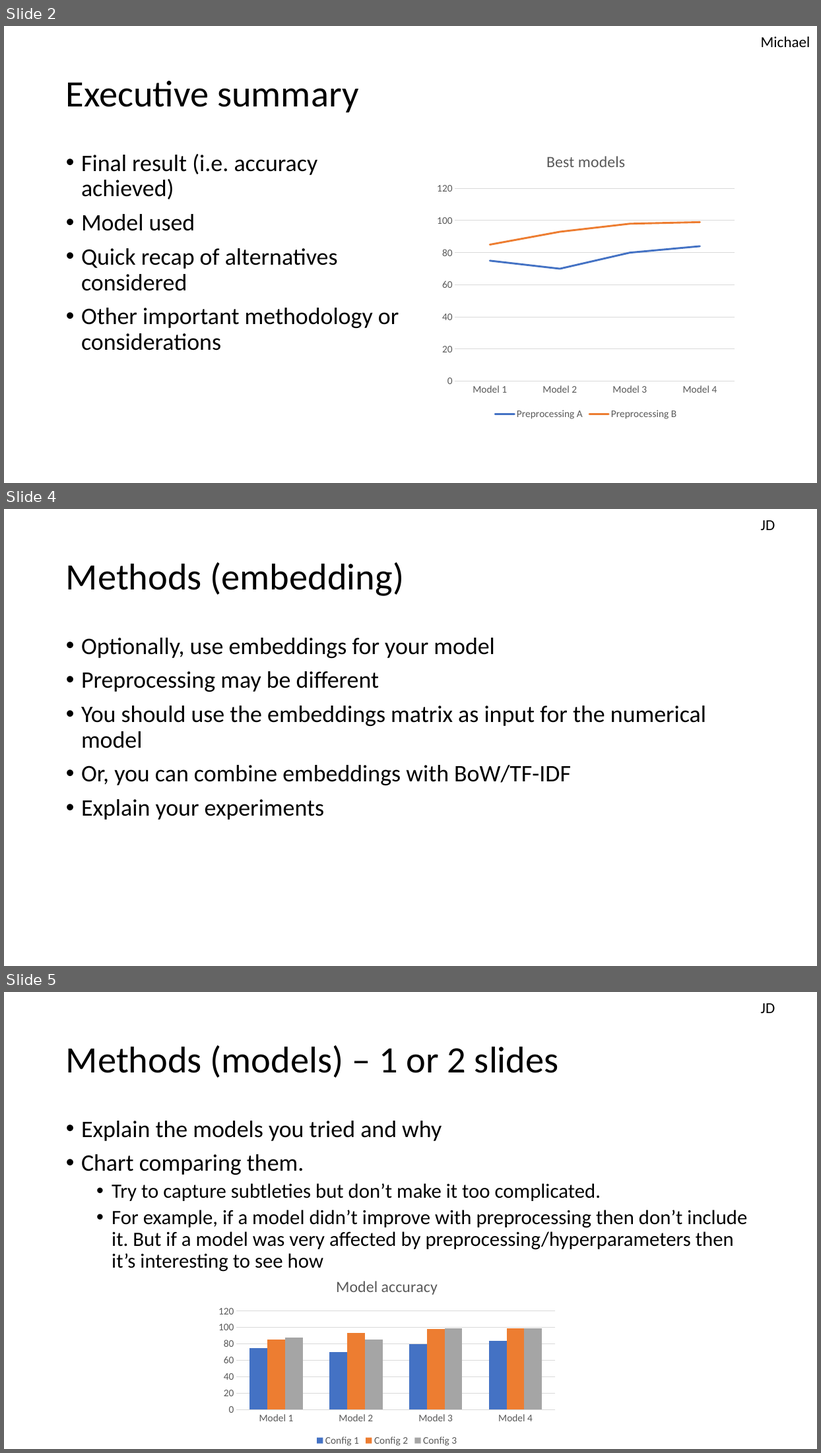
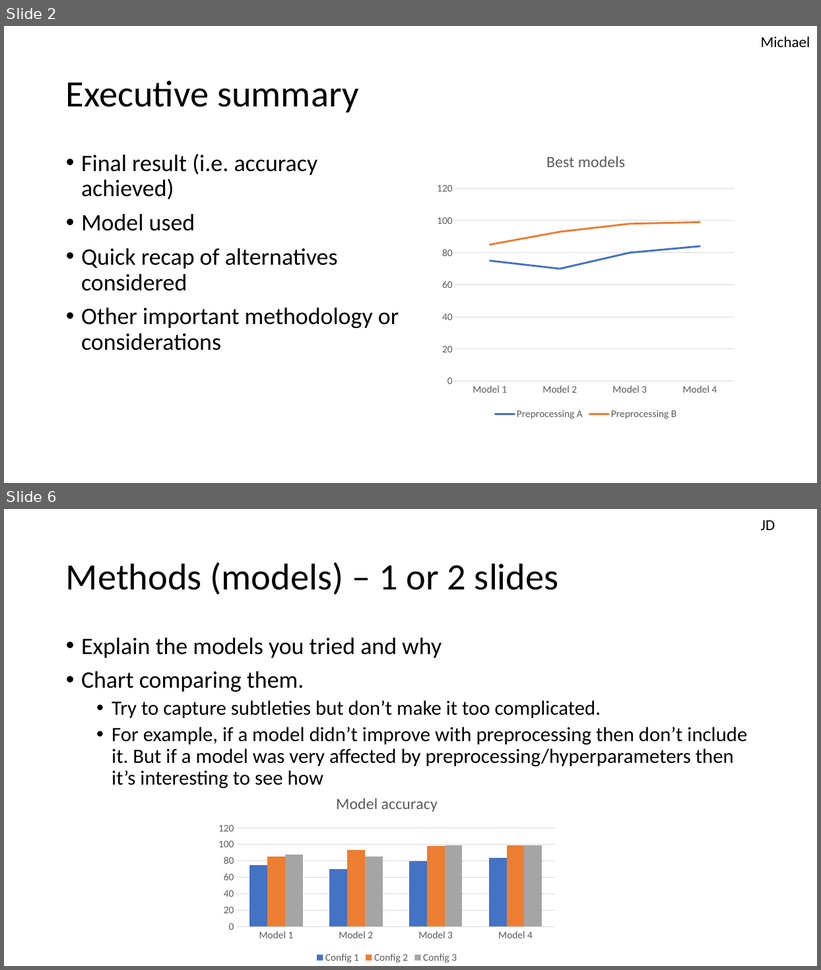
Before and after one commit to JeanDenisD/project-nlp-challenge, a slide deck: g2_presentation.pptx. Shown one above the other, each under a label of ours: slides 2, 4 and 5 before the commit, slides 2 and 6 after it; the slides between them are not shown. The pictures are 821x1453 and 821x970 pixels, drawn with LibreOffice and Linux fonts; fonts in the diff are those of the drawing. Boxes give left, top, right and bottom in pixels: in the first picture for what was removed or moved away, otherwise in the second. Text is boxed around its words. In the diff, an @@ line names an element or a change of style, - is before the commit and + after.

```diff
--- a/g2_presentation.pptx
+++ b/g2_presentation.pptx
@@ slide 4 removed at bbox=[4, 509, 817, 966], background #FFFFFF @@
@@ text removed at bbox=[761, 520, 776, 530] @@
-JD
@@ title removed at bbox=[66, 562, 404, 596] @@
-Methods (embedding)
@@ text removed at bbox=[81, 638, 706, 820] @@
-• Optionally, use embeddings for your model
-• Preprocessing may be different
-• You should use the embeddings matrix as input for the numerical model
-• Or, you can combine embeddings with BoW/TF-IDF
-• Explain your experiments
@@ what was slide 5 is now slide 6 @@
```
Also in this commit, not shown: 4 slides added, 2 other slides removed.
